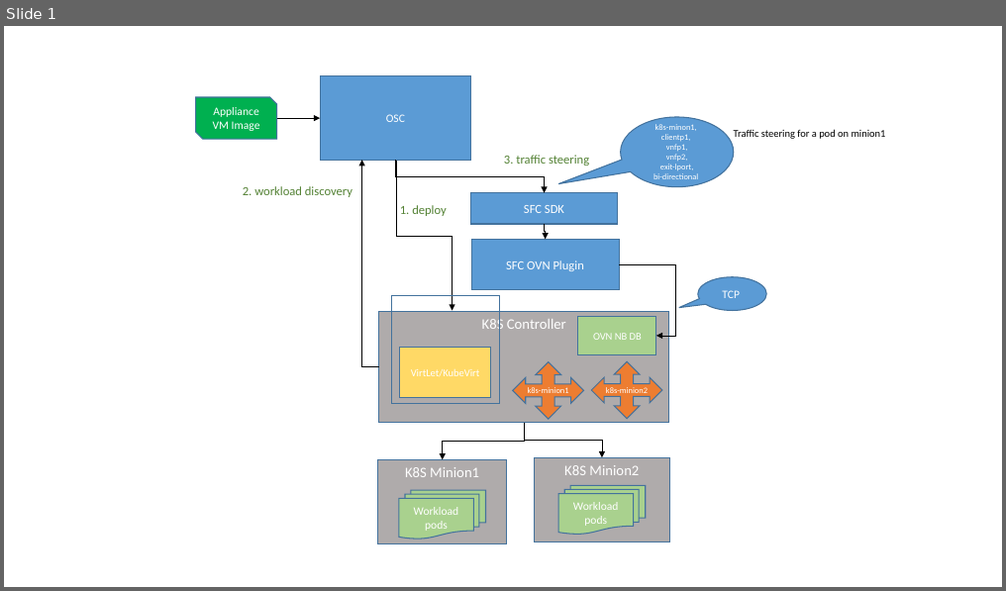
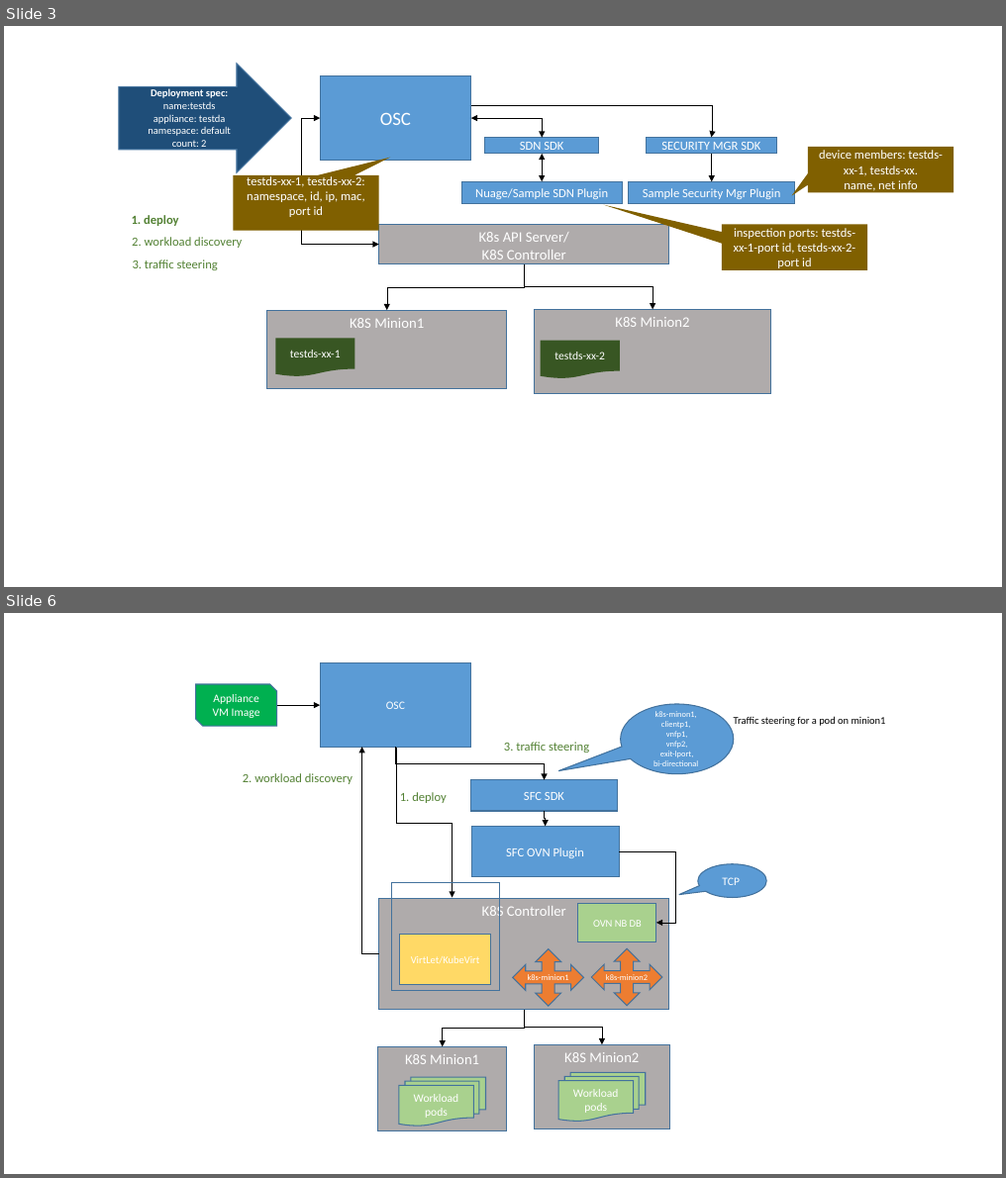
Before and after one commit to opensecuritycontroller/community, a slide deck: designs/containers/diagrams/container_flows.pptx. Shown one above the other, each under a label of ours: slide 1 before the commit, slides 3 and 6 after it; the slides between them are not shown. The pictures are 1006x591 and 1006x1178 pixels, drawn with LibreOffice and Linux fonts; fonts in the diff are those of the drawing. Boxes give left, top, right and bottom in pixels: in the first picture for what was removed or moved away, otherwise in the second. Text is boxed around its words. In the diff, an @@ line names an element or a change of style, - is before the commit and + after.

```diff
--- a/designs/containers/diagrams/container_flows.pptx
+++ b/designs/containers/diagrams/container_flows.pptx
@@ slide 3 added at <box>4,26,1002,587</box>, background #FFFFFF @@
@@ right arrow added at <box>119,64,291,173</box>, fill #1F4E79, outline #43739E 1 pt, 10 pt, text #FFFFFF @@
+Deployment spec:
+name:testds
+appliance: testda
+namespace: default
+count: 2
@@ rectangle added at <box>320,76,471,160</box>, fill #5B9BD5, outline #43739E 1 pt, 18 pt, text #FFFFFF @@
+OSC
@@ elbow arrow added from (471, 106) to (712, 138), #000000 0.5 pt @@
@@ elbow double arrow added from (320, 118) to (379, 245), #000000 0.5 pt @@
@@ elbow double arrow added from (471, 118) to (543, 138), #000000 0.5 pt @@
@@ rectangle added at <box>485,138,599,154</box>, fill #5B9BD5, outline #43739E 1 pt, 12 pt, text #FFFFFF @@
+SDN SDK
@@ rectangle added at <box>647,138,776,154</box>, fill #5B9BD5, outline #43739E 1 pt, 12 pt, text #FFFFFF @@
+SECURITY MGR SDK
@@ elbow double arrow added from (543, 154) to (543, 181), #000000 0.5 pt @@
@@ elbow arrow added from (712, 154) to (712, 181), #000000 0.5 pt @@
@@ speech box added at <box>808,147,954,192</box>, fill #806000, 12 pt, text #FFFFFF @@
+device members: testds-xx-1, testds-xx.
+name, net info
@@ speech box added at <box>233,174,379,230</box>, fill #806000, 12 pt, text #FFFFFF @@
+testds-xx-1, testds-xx-2: namespace, id, ip, mac, port id
@@ rectangle added at <box>462,181,623,203</box>, fill #5B9BD5, outline #43739E 1 pt, 12 pt, text #FFFFFF @@
+Nuage/Sample SDN Plugin
@@ rectangle added at <box>629,181,795,203</box>, fill #5B9BD5, outline #43739E 1 pt, 12 pt, text #FFFFFF @@
+Sample Security Mgr Plugin
@@ text added at <box>132,215,179,226</box>, 12 pt, text #548235, bold @@
+1. deploy
@@ rectangle added at <box>379,224,669,265</box>, fill #AFABAB, outline #43739E 1 pt, 14 pt, text #FFFFFF @@
+K8s API Server/
+K8S Controller
@@ speech box added at <box>722,224,868,271</box>, fill #806000, 12 pt, text #FFFFFF @@
+inspection ports: testds-xx-1-port id, testds-xx-2-port id
@@ text added at <box>132,237,242,248</box>, 12 pt, text #548235 @@
+2. workload discovery
@@ text added at <box>133,260,218,271</box>, 12 pt, text #548235 @@
+3. traffic steering
@@ elbow arrow added from (525, 265) to (387, 310), #000000 0.5 pt @@
@@ elbow arrow added from (525, 265) to (653, 310), #000000 0.5 pt @@
@@ rectangle added at <box>267,310,507,389</box>, fill #AFABAB, outline #43739E 1 pt, 14 pt, text #FFFFFF @@
+K8S Minion1
@@ rectangle added at <box>535,310,771,393</box>, fill #AFABAB, outline #43739E 1 pt, 14 pt, text #FFFFFF @@
+K8S Minion2
@@ flow chart document added at <box>275,338,355,376</box>, fill #385723, 11 pt, text #FFFFFF @@
+testds-xx-1
@@ flow chart document added at <box>541,341,620,378</box>, fill #385723, 11 pt, text #FFFFFF @@
+testds-xx-2
@@ what was slide 1 is now slide 6 @@
```
Also in this commit, not shown: 4 other slides added, 7 other files.
